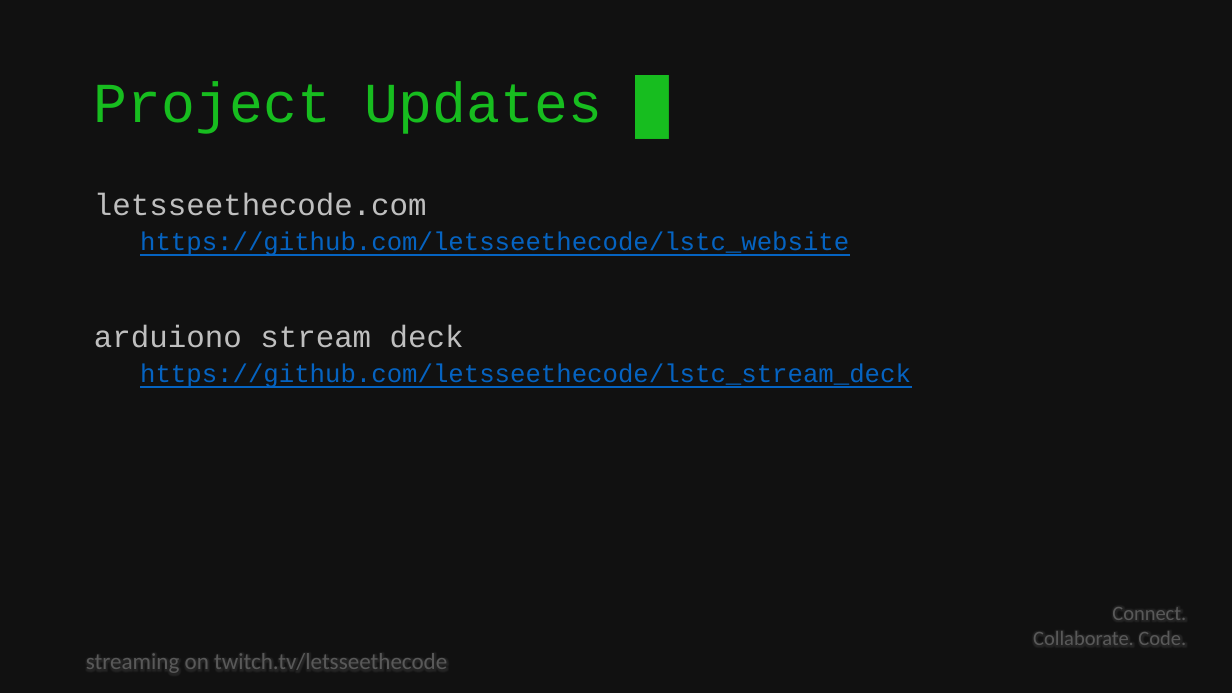
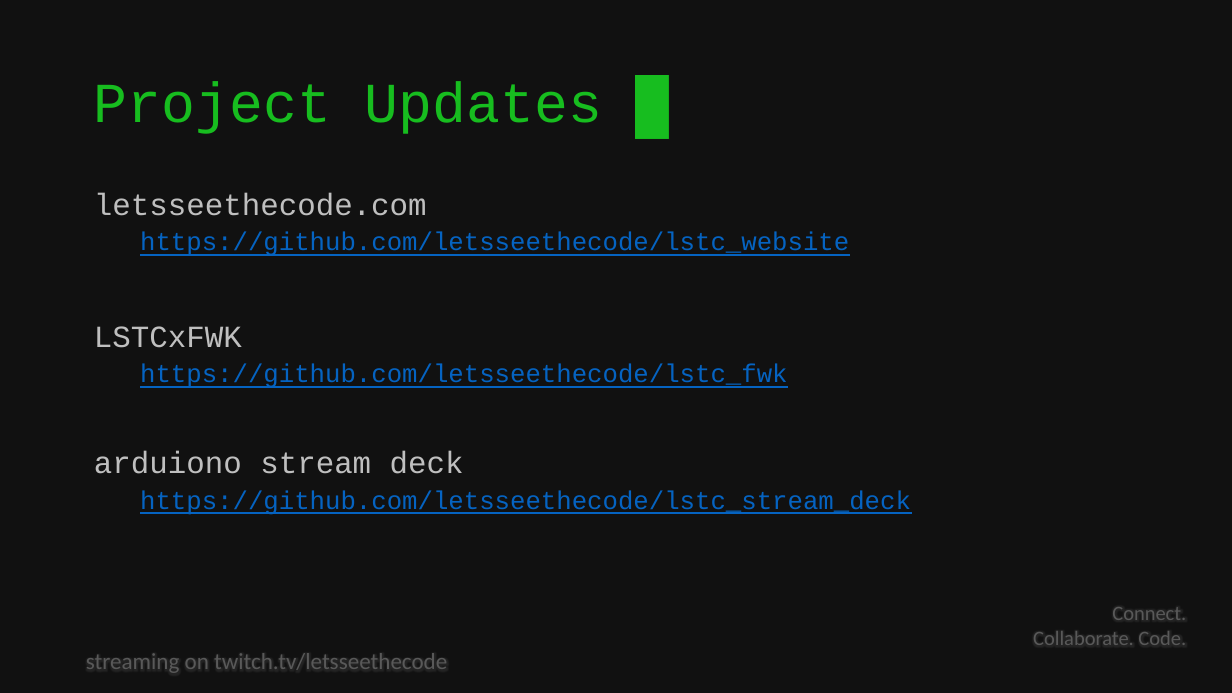
Before and after one commit to letsseethecode/events, a slide deck: slide 12 of lstc_2024-03-18.pptx. Drawn at 1232x693 pixels with LibreOffice and Linux fonts; fonts in the diff are those of the drawing; background and template pictures are left out. Boxes give left, top, right and bottom in pixels: in the first picture for what was removed or moved away, otherwise in the second. Text is boxed around its words. In the diff, an @@ line names an element or a change of style, - is before the commit and + after.

```diff
--- a/lstc_2024-03-18.pptx
+++ b/lstc_2024-03-18.pptx
@@ text at [94,326,787,388]: paragraphs added @@
+LSTCxFWK
+  https://github.com/letsseethecode/lstc_fwk
```
Also in this commit, not shown: 1 other slide changed, 4 other files.
